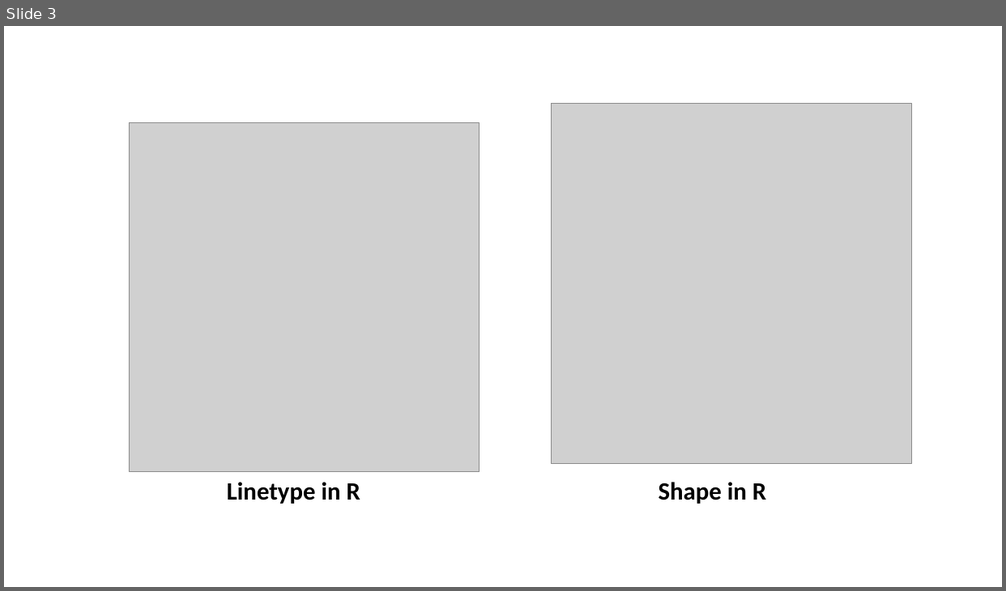
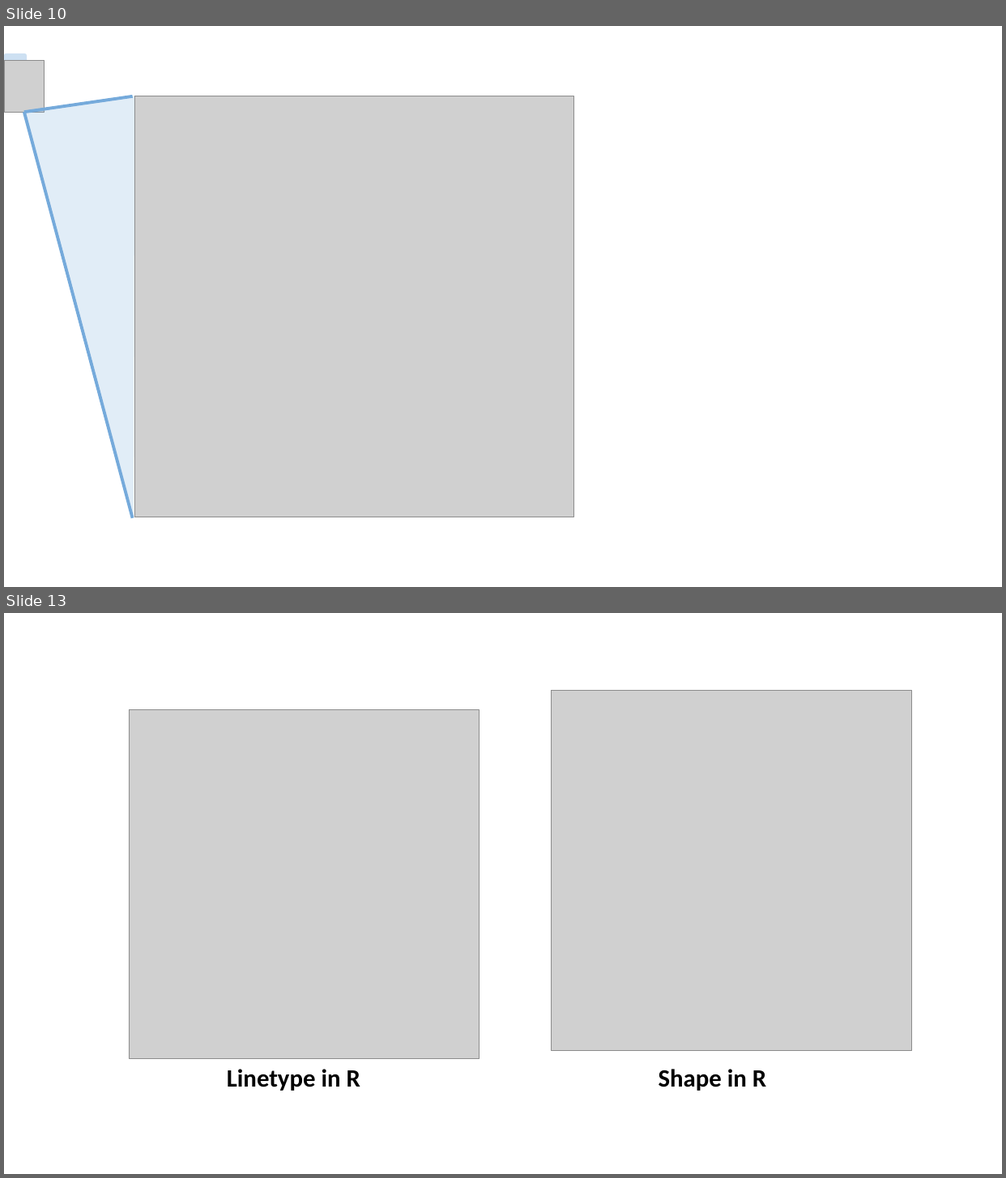
Before and after one commit to ChiaJung-Yeh/Spatial-Analysis, a slide deck: graph/graph.pptx. Shown one above the other, each under a label of ours: slide 3 before the commit, slides 10 and 13 after it; the slides between them are not shown. The pictures are 1006x591 and 1006x1178 pixels, drawn with LibreOffice and Linux fonts; fonts in the diff are those of the drawing; grey boxes stand for pictures; background and template pictures are left out. Boxes give left, top, right and bottom in pixels: in the first picture for what was removed or moved away, otherwise in the second. Text is boxed around its words. In the diff, an @@ line names an element or a change of style, - is before the commit and + after.

```diff
--- a/graph/graph.pptx
+++ b/graph/graph.pptx
@@ slide 10 added at (4,26,1002,587), background picture (left out) @@
@@ rounded rectangle added at (4,54,27,68), fill #75AADB at 36% opacity @@
@@ picture added at (4,61,44,112) @@
@@ freeform shape added at (22,96,134,516), fill #75AADB at 21% opacity @@
@@ line added from (24, 112) to (133, 96), #75AADB 3 pt @@
@@ picture added at (135,96,573,517) @@
@@ line added from (24, 112) to (133, 518), #75AADB 3 pt @@
@@ what was slide 3 is now slide 13 @@
```
Also in this commit, not shown: 2 slides changed, 9 other slides added, 20 other files.
